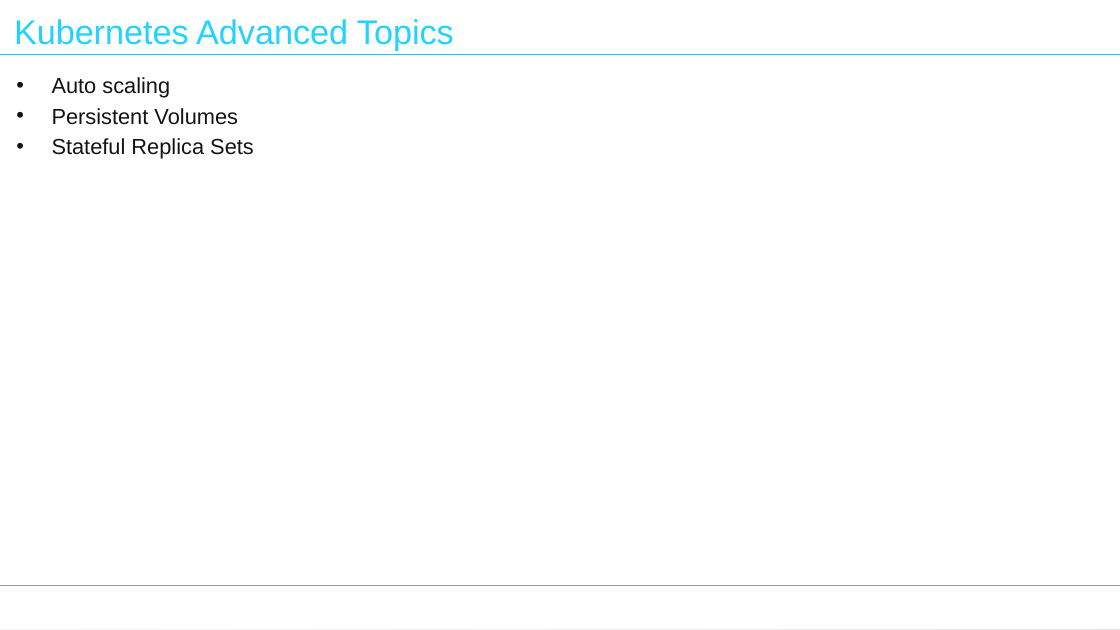
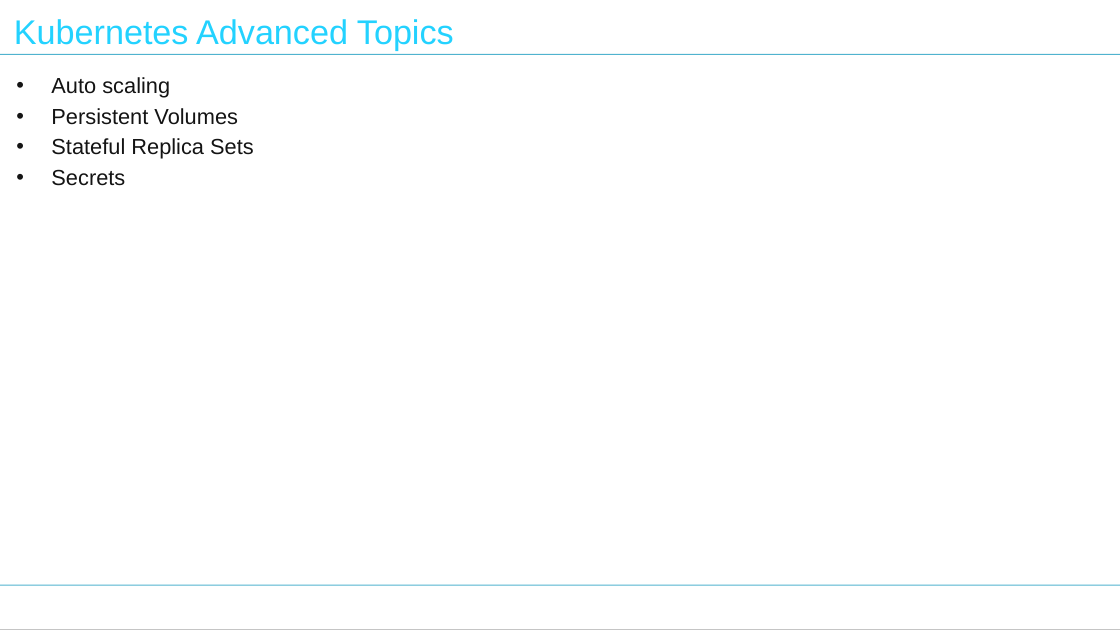
Before and after one commit to nilaybose/minikubedemo, a slide deck: slide 23 of docs/Tech Talk - Kubernetes.pptx (slide 17 before the commit). Drawn at 1120x630 pixels with LibreOffice and Linux fonts; fonts in the diff are those of the drawing. Boxes give left, top, right and bottom in pixels: in the first picture for what was removed or moved away, otherwise in the second. Text is boxed around its words. In the diff, an @@ line names an element or a change of style, - is before the commit and + after.

```diff
--- a/docs/Tech Talk - Kubernetes.pptx
+++ b/docs/Tech Talk - Kubernetes.pptx
@@ background gradient #C4C4C4 to #C9C9C9 to #F2F2F2 to #FFFFFF @@
@@ rectangle at (0, 0, 1120, 629): shadow on @@
@@ text at (51, 169, 125, 186): paragraph added @@
+• Secrets
@@ line (0, 585) - (1120, 585): stroke #50B3CF 0.75 pt to #50B3CF 0.74 pt @@
```
Also in this commit, not shown: 17 other slides changed, 8 slides added, 2 slides removed.
